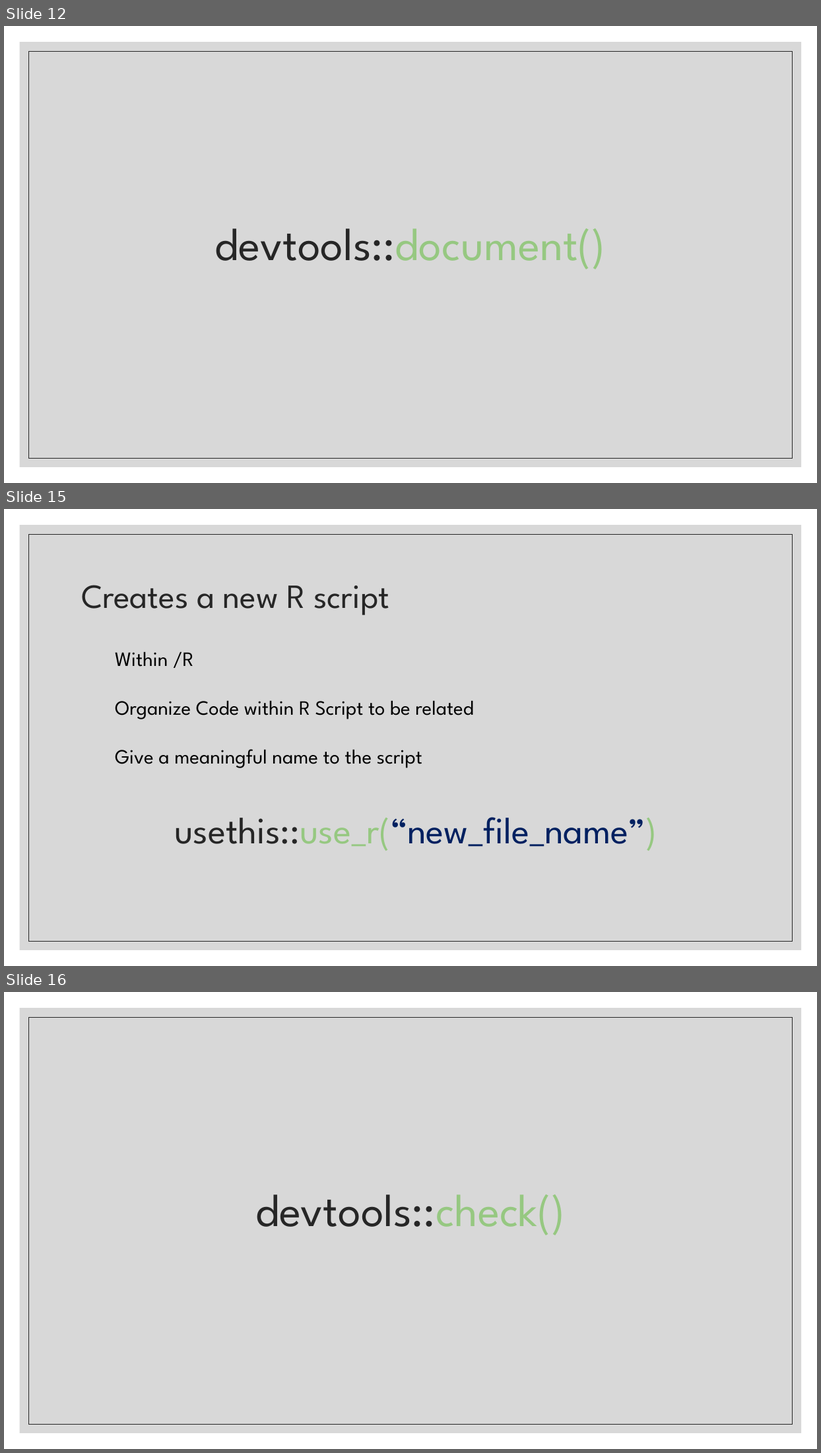
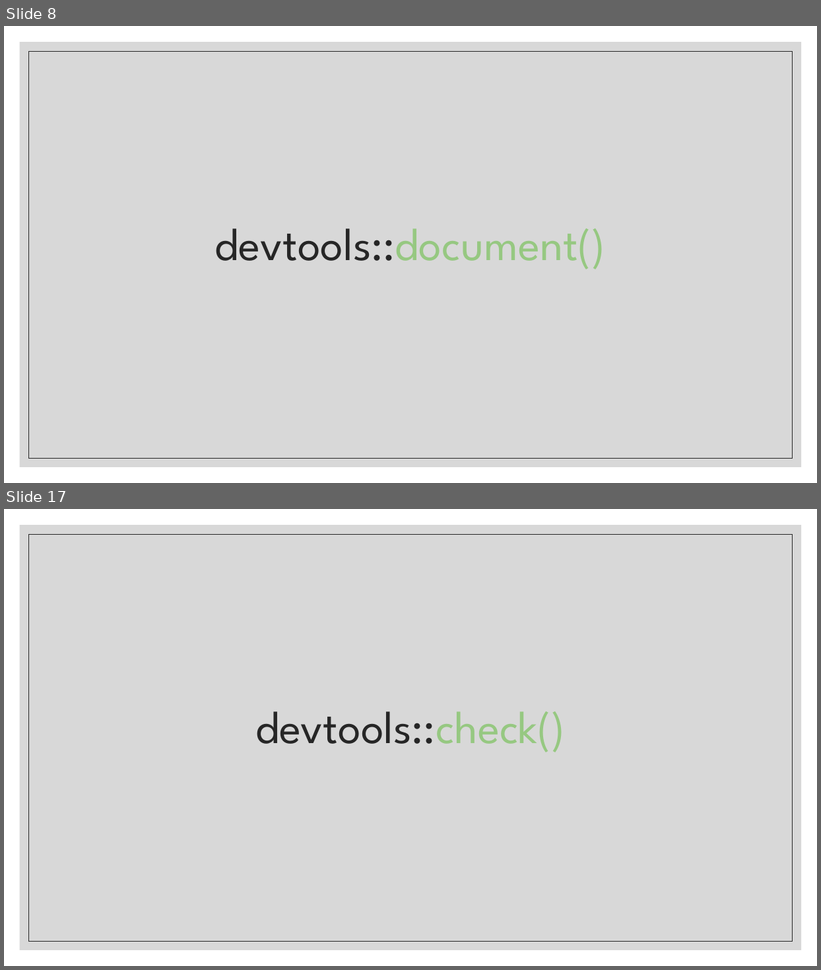
Before and after one commit to FredHutch/R_Package_Validation_Tutorial, a slide deck: Slides/Slides-02-Package_Elements_and_Structure/Slides-02-02-Package Documentation/Slides-02-02-Package_Documentation.pptx. Shown one above the other, each under a label of ours: slides 12, 15 and 16 before the commit, slides 8 and 17 after it; the slides between them are not shown. The pictures are 821x1453 and 821x970 pixels, drawn with LibreOffice and Linux fonts; fonts in the diff are those of the drawing. Boxes give left, top, right and bottom in pixels: in the first picture for what was removed or moved away, otherwise in the second. Text is boxed around its words. In the diff, an @@ line names an element or a change of style, - is before the commit and + after.

```diff
--- a/Slides/Slides-02-Package_Elements_and_Structure/Slides-02-02-Package Documentation/Slides-02-02-Package_Documentation.pptx
+++ b/Slides/Slides-02-Package_Elements_and_Structure/Slides-02-02-Package Documentation/Slides-02-02-Package_Documentation.pptx
@@ slide 15 removed at (4, 509, 817, 966), background #FFFFFF; not listed: 2 template elements that a slide beside it also shows @@
@@ title removed at (81, 585, 389, 615) @@
-Creates a new R script
@@ text removed at (115, 652, 473, 768) @@
-Within /R
-Organize Code within R Script to be related
-Give a meaningful name to the script
@@ text removed at (174, 817, 657, 851) @@
-usethis::use_r(“new_file_name”)
@@ what was slide 12 is now slide 8 @@
@@ what was slide 16 is now slide 17 @@
```
Also in this commit, not shown: 3 slides changed, 8 slides added, 5 other slides removed, 1 other file.
